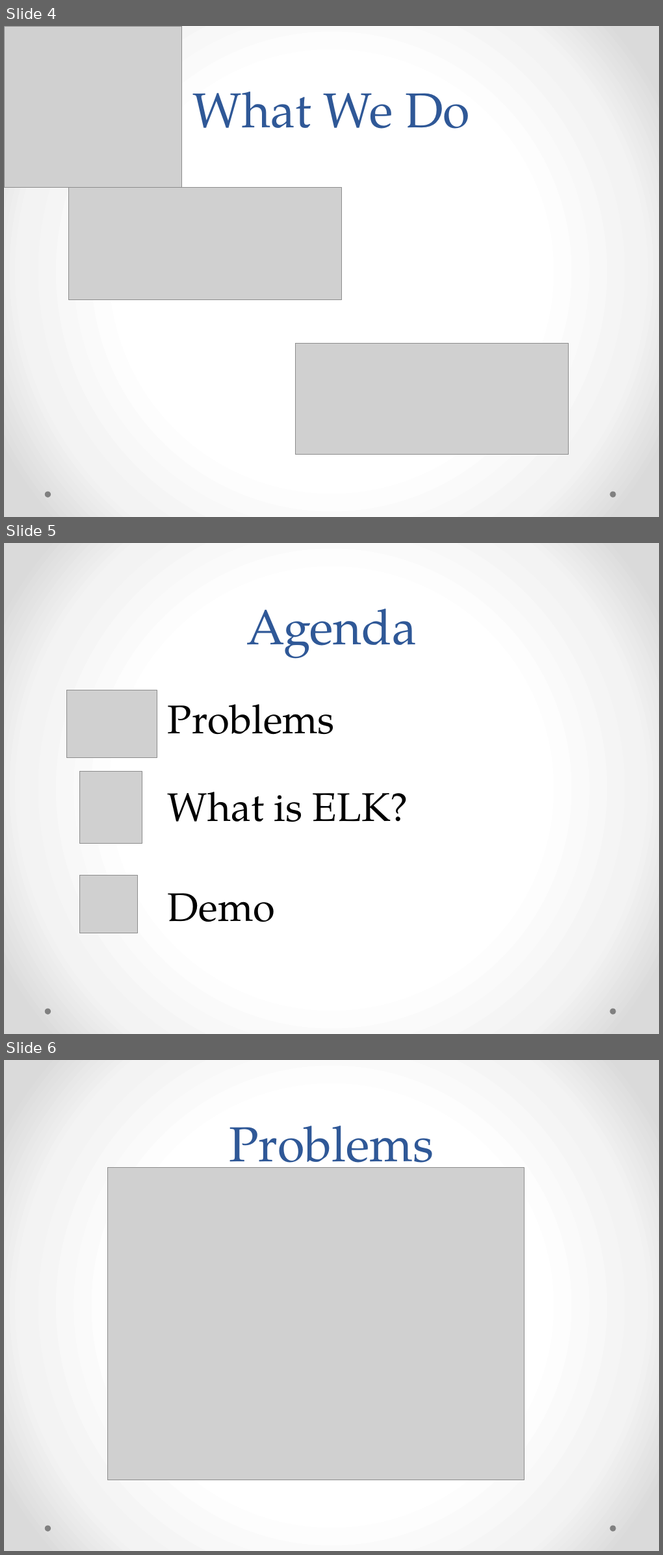
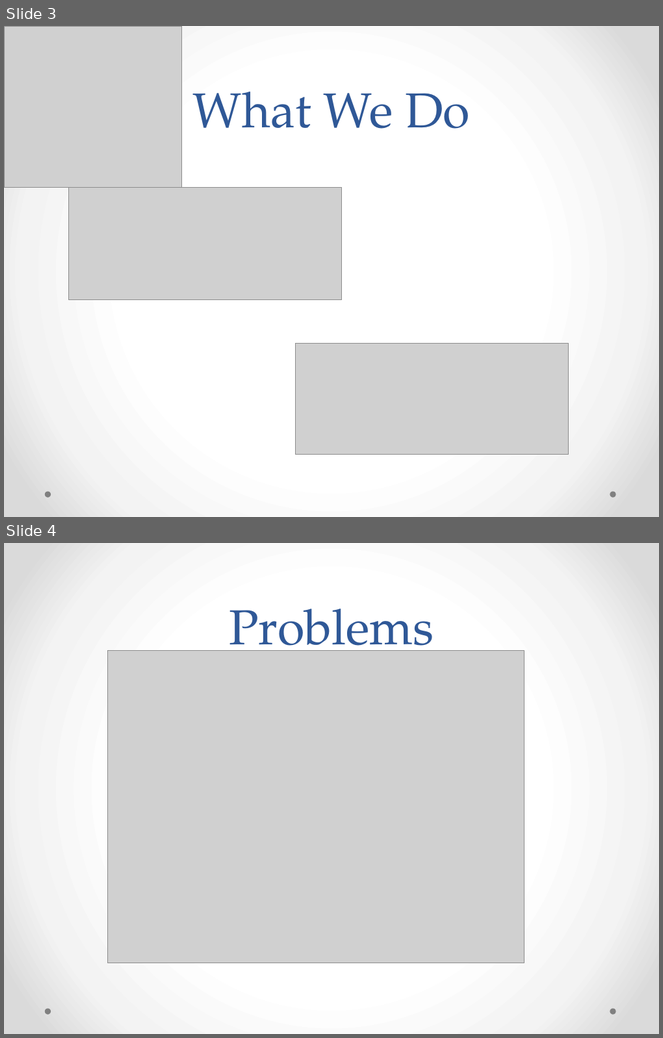
Before and after one commit to solidjb/elk-demo, a slide deck: oclc-elk.pptx. Shown one above the other, each under a label of ours: slides 4, 5 and 6 before the commit, slides 3 and 4 after it. The pictures are 663x1555 and 663x1038 pixels, drawn with LibreOffice and Linux fonts; fonts in the diff are those of the drawing; grey boxes stand for pictures. Boxes give left, top, right and bottom in pixels: in the first picture for what was removed or moved away, otherwise in the second. Text is boxed around its words. In the diff, an @@ line names an element or a change of style, - is before the commit and + after.

```diff
--- a/oclc-elk.pptx
+++ b/oclc-elk.pptx
@@ slide 5 removed at [4, 543, 659, 1034], background gradient #FFFFFF to #F4F4F4 to #DADADA; not listed: 2 template elements that a slide beside it also shows @@
@@ title removed at [246, 609, 417, 659] @@
-Agenda
@@ picture removed at [67, 691, 157, 758] @@
@@ text removed at [168, 704, 335, 735] @@
-Problems
@@ picture removed at [80, 772, 142, 844] @@
@@ text removed at [168, 792, 408, 823] @@
-What is ELK?
@@ picture removed at [80, 876, 138, 934] @@
@@ text removed at [168, 893, 275, 923] @@
-Demo
@@ what was slide 4 is now slide 3 @@
@@ what was slide 6 is now slide 4 @@
```
Also in this commit, not shown: 1 slide changed, 9 slides added, 1 other slide removed.
